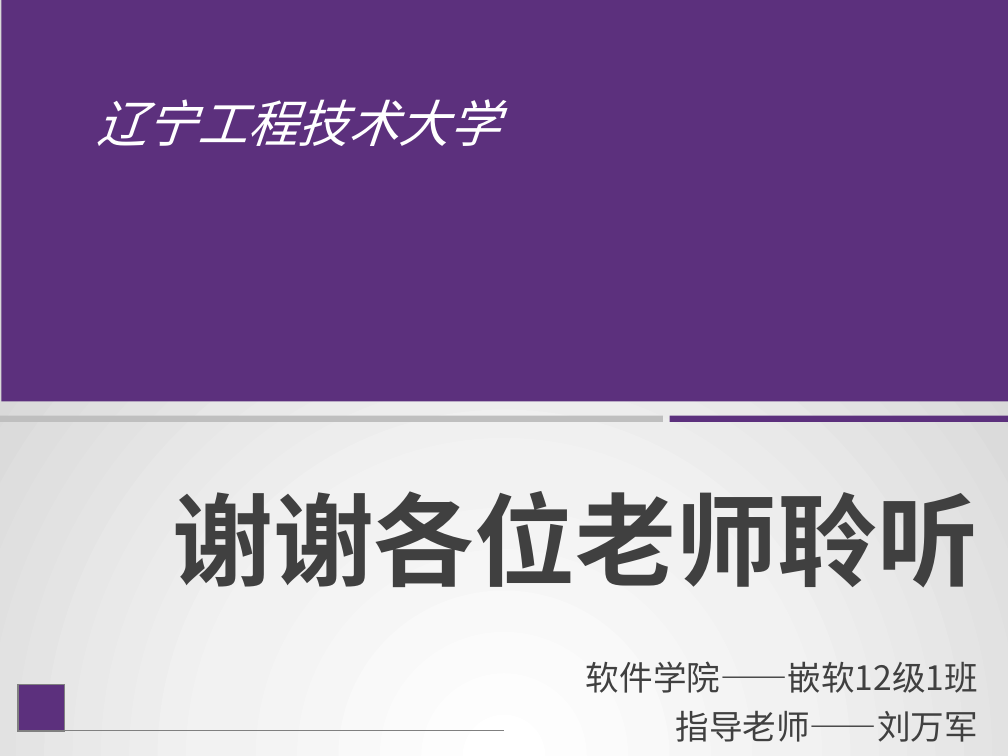
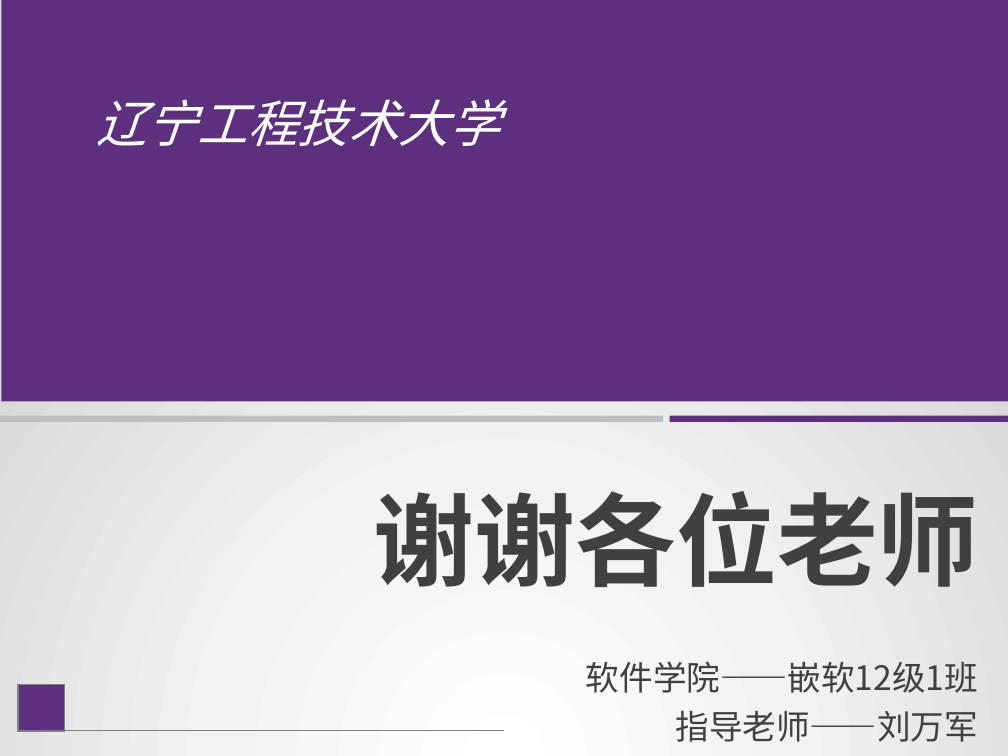
Before and after one commit to ziyinuo/Document, a slide deck: slide 11 of 1220030122徐梓译.pptx (slide 10 before the commit). Drawn at 1008x756 pixels with LibreOffice and Linux fonts; fonts in the diff are those of the drawing. Boxes give left, top, right and bottom in pixels: in the first picture for what was removed or moved away, otherwise in the second. Text is boxed around its words. In the diff, an @@ line names an element or a change of style, - is before the commit and + after.

```diff
--- a/1220030122徐梓译.pptx
+++ b/1220030122徐梓译.pptx
@@ text at [374, 491, 979, 587]: text changed @@
-谢谢各位老师聆听
+谢谢各位老师
```
Also in this commit, not shown: 1 other slide changed, 1 slide added, 1 other file.
